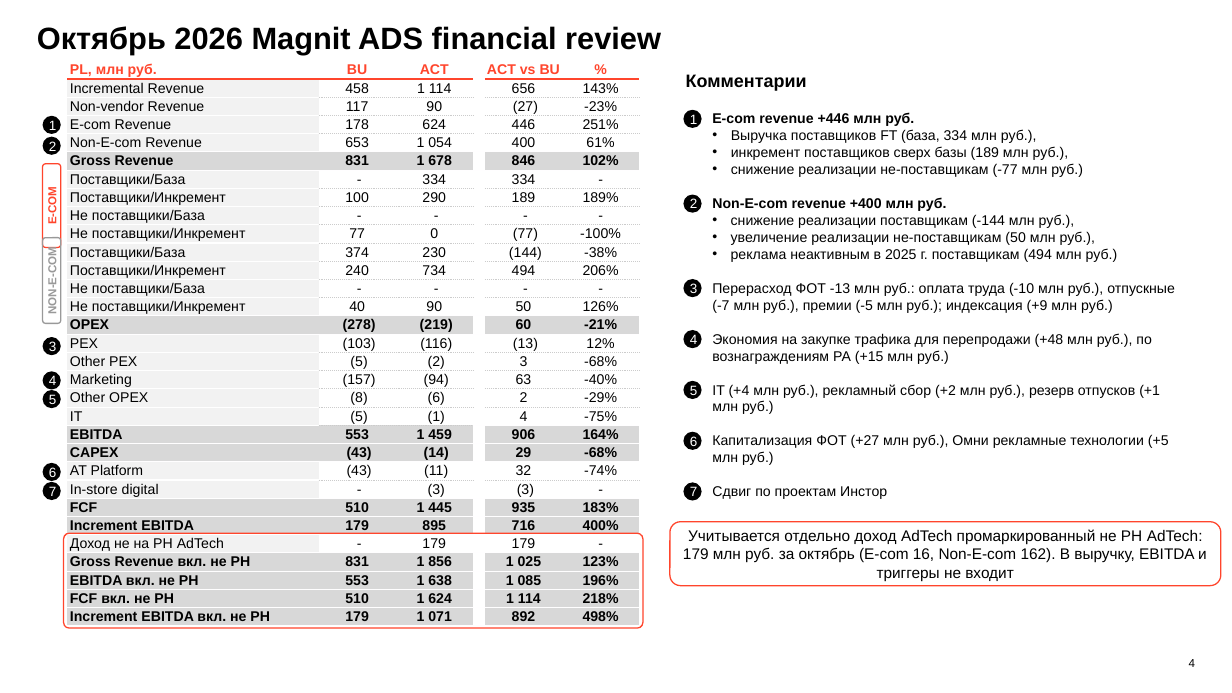
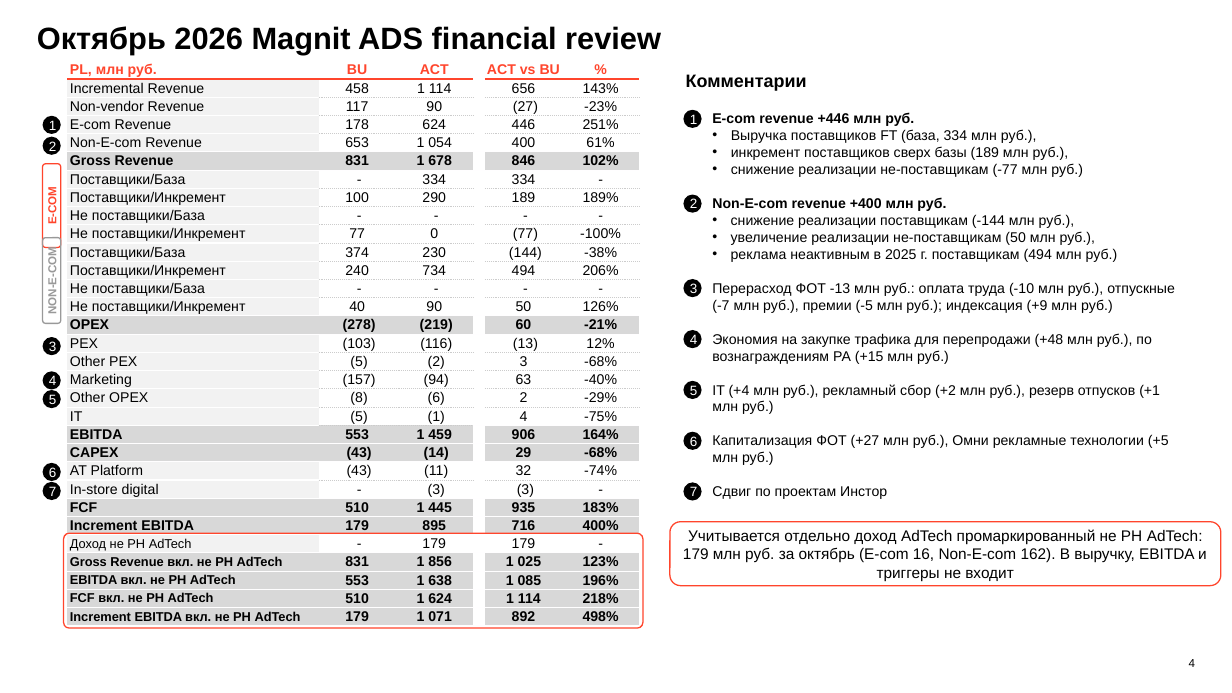
Before and after one commit to DenisMagnit/1, a slide deck: slide 4 of AdTech_MBR_Oct_2026.pptx. Drawn at 1232x693 pixels with LibreOffice and Linux fonts; fonts in the diff are those of the drawing; background and template pictures are left out. Boxes give left, top, right and bottom in pixels: in the first picture for what was removed or moved away, otherwise in the second. Text is boxed around its words. In the diff, an @@ line names an element or a change of style, - is before the commit and + after.

```diff
--- a/AdTech_MBR_Oct_2026.pptx
+++ b/AdTech_MBR_Oct_2026.pptx
@@ table at [67, 61, 638, 627] @@
-row 27, column 1: Доход не на РН AdTech
+row 27, column 1: Доход не РН AdTech
-row 28, column 1: Gross Revenue вкл. не РН
+row 28, column 1: Gross Revenue вкл. не РН AdTech
-row 29, column 1: EBITDA вкл. не РН
+row 29, column 1: EBITDA вкл. не РН AdTech
-row 30, column 1: FCF вкл. не РН
+row 30, column 1: FCF вкл. не РН AdTech
-row 31, column 1: Increment EBITDA вкл. не РН
+row 31, column 1: Increment EBITDA вкл. не РН AdTech
```
Also in this commit, not shown: 2 other slides changed.
